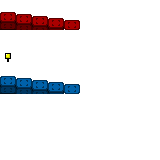
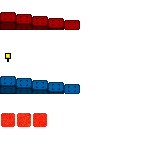
Layered file, before and after one edit (160 x 160). Changes by layer:
painted on "Hintergrund" over box(1, 113, 47, 127)
